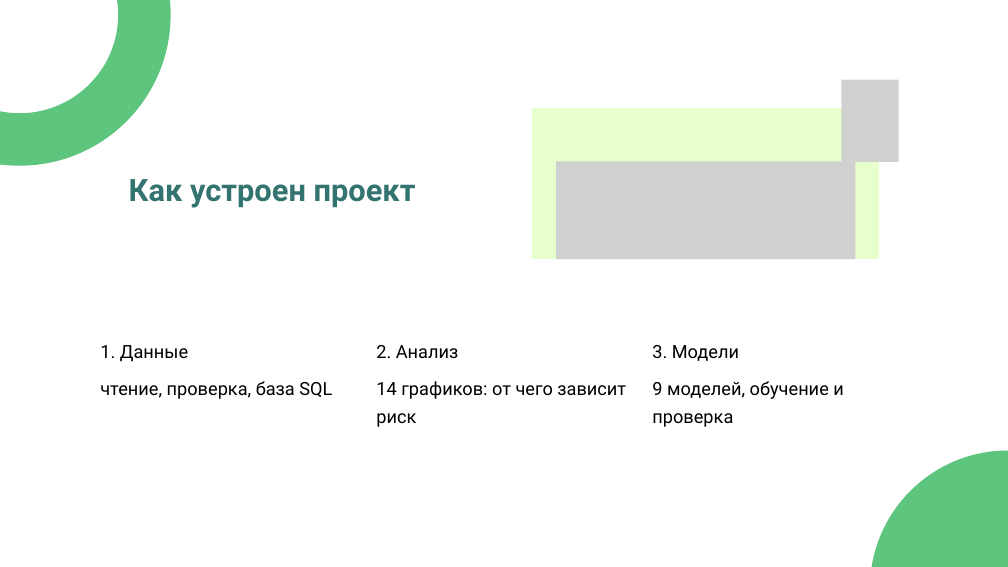
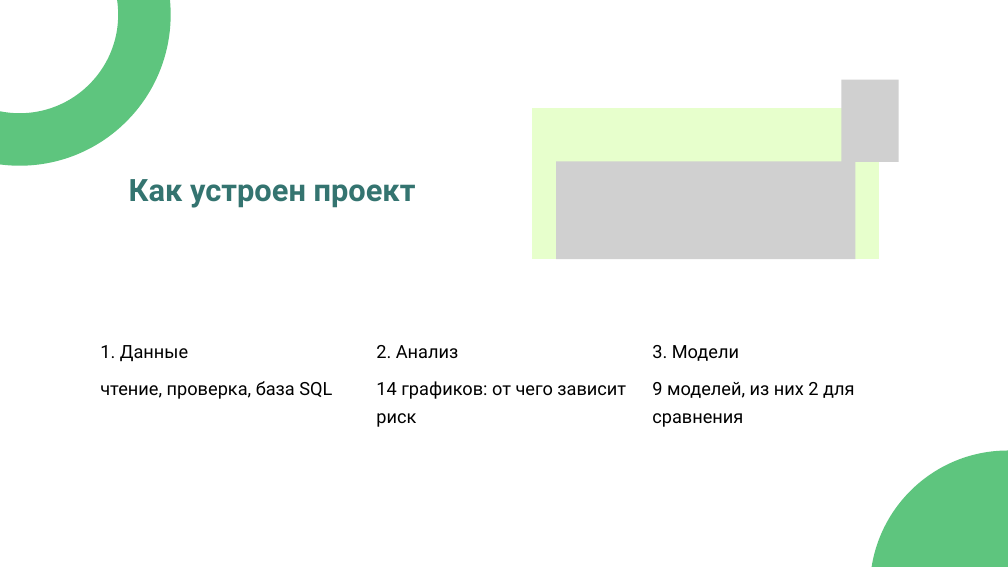
Before and after one commit to yersaa/Loan_default_prediction, a slide deck: slide 5 of docs/presentation.pptx. Drawn at 1008x567 pixels with LibreOffice and Linux fonts; fonts in the diff are those of the drawing; grey boxes stand for pictures. Boxes give left, top, right and bottom in pixels: in the first picture for what was removed or moved away, otherwise in the second. Text is boxed around its words. In the diff, an @@ line names an element or a change of style, - is before the commit and + after.

```diff
--- a/docs/presentation.pptx
+++ b/docs/presentation.pptx
@@ text at bbox=[652, 382, 854, 427]: text changed @@
-9 моделей, обучение и проверка
+9 моделей, из них 2 для сравнения
```
Also in this commit, not shown: 10 other slides changed, 1 slide added, 10 other files.
